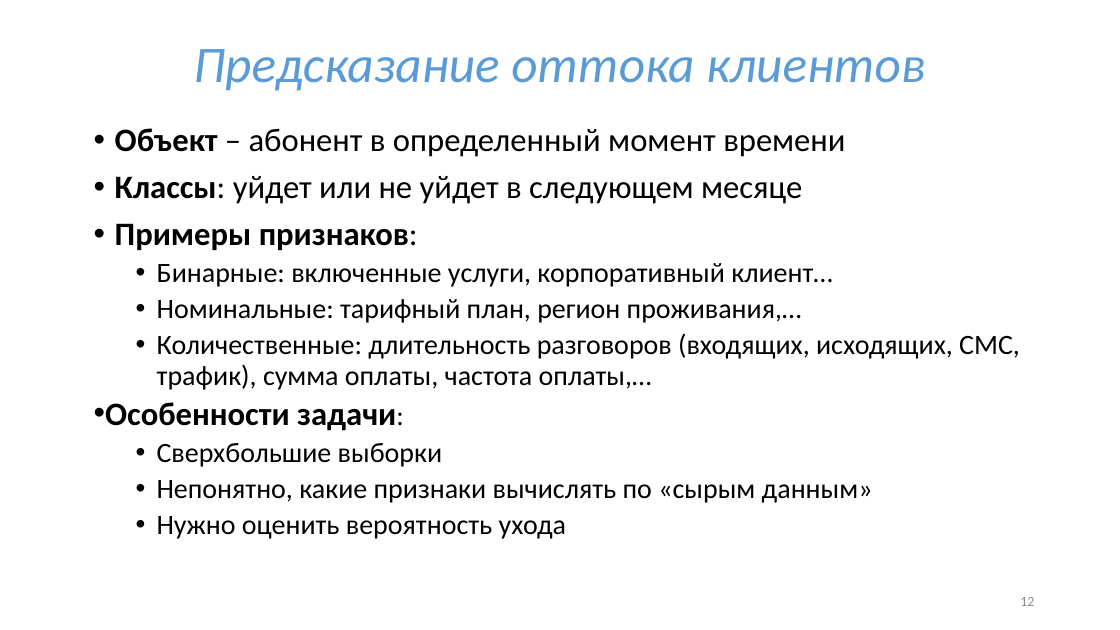
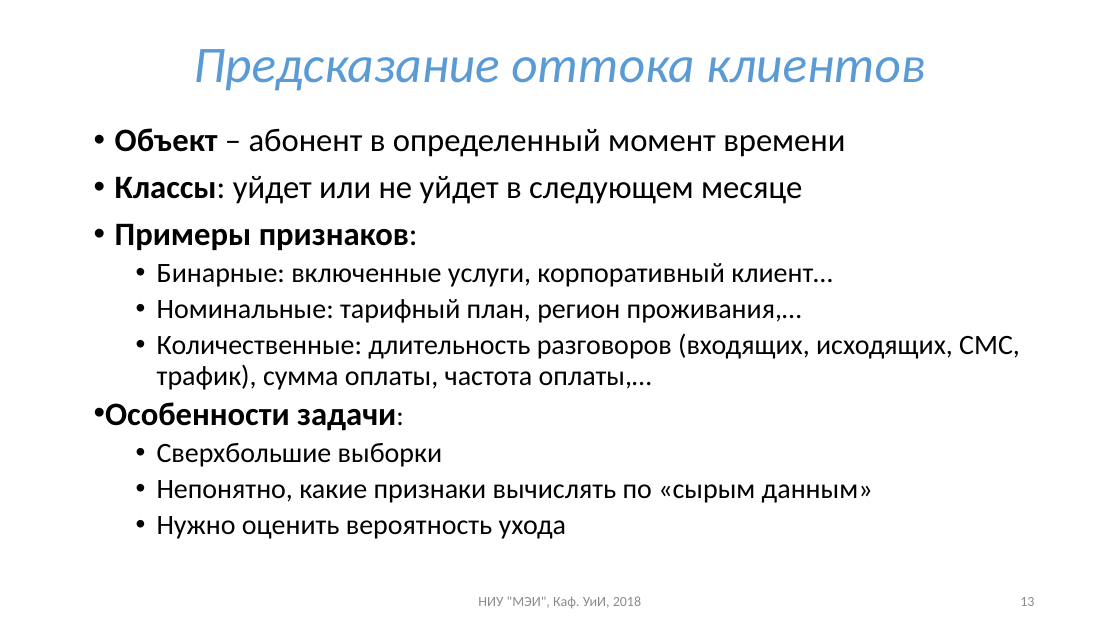
Before and after one commit to uii-mpei/uii-mpei.github.io, a slide deck: slide 13 of study/courses/iis/IIS_lec_1.pptx (slide 12 before the commit). Drawn at 1120x630 pixels with LibreOffice and Linux fonts; fonts in the diff are those of the drawing. Boxes give left, top, right and bottom in pixels: in the first picture for what was removed or moved away, otherwise in the second. Text is boxed around its words. In the diff, an @@ line names an element or a change of style, - is before the commit and + after.

```diff
--- a/study/courses/iis/IIS_lec_1.pptx
+++ b/study/courses/iis/IIS_lec_1.pptx
@@ text added at (478, 596, 641, 608), 12 pt, text #8C8C8C @@
+НИУ "МЭИ", Каф. УиИ, 2018
```
Also in this commit, not shown: 14 other slides changed, 1 slide added, 5 other files.
